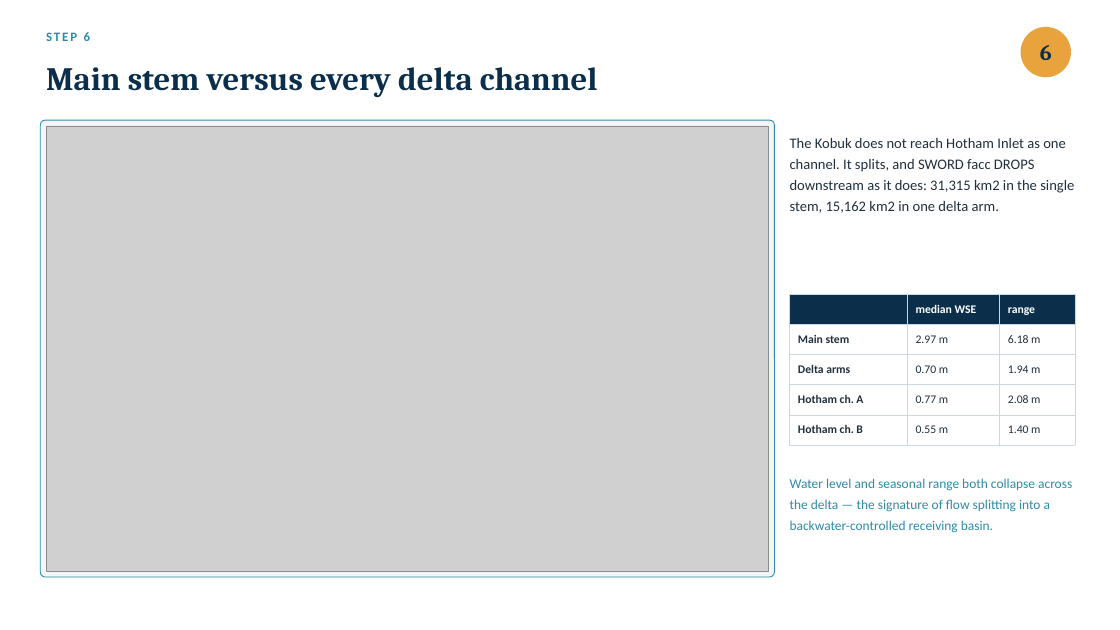
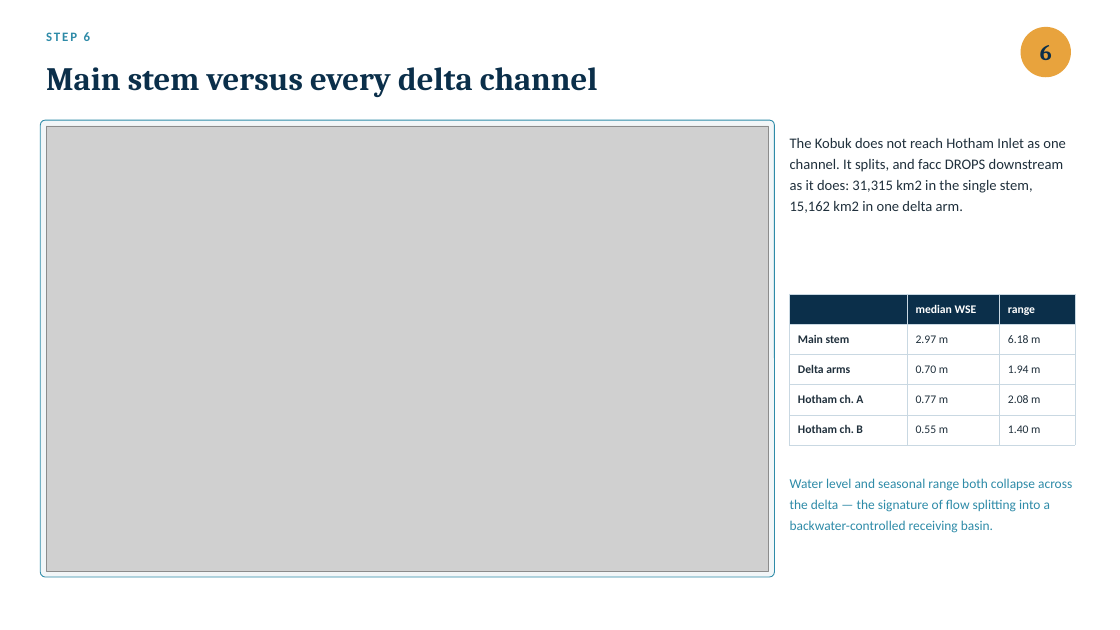
Before and after one commit to tmittal22/swot-kotzebue-sound, a slide deck: slide 8 of deck/Kotzebue_Sequential_Walkthrough.pptx. Drawn at 1120x630 pixels with LibreOffice and Linux fonts; fonts in the diff are those of the drawing; grey boxes stand for pictures. Boxes give left, top, right and bottom in pixels: in the first picture for what was removed or moved away, otherwise in the second. Text is boxed around its words. In the diff, an @@ line names an element or a change of style, - is before the commit and + after.

```diff
--- a/deck/Kotzebue_Sequential_Walkthrough.pptx
+++ b/deck/Kotzebue_Sequential_Walkthrough.pptx
@@ text at (x1=790, y1=138, x2=1066, y2=213): text changed @@
-The Kobuk does not reach Hotham Inlet as one channel. It splits, and SWORD facc DROPS downstream as it does: 31,315 km2 in the single stem, 15,162 km2 in one delta arm.
+The Kobuk does not reach Hotham Inlet as one channel. It splits, and facc DROPS downstream as it does: 31,315 km2 in the single stem, 15,162 km2 in one delta arm.
```
Also in this commit, not shown: 1 other file.
